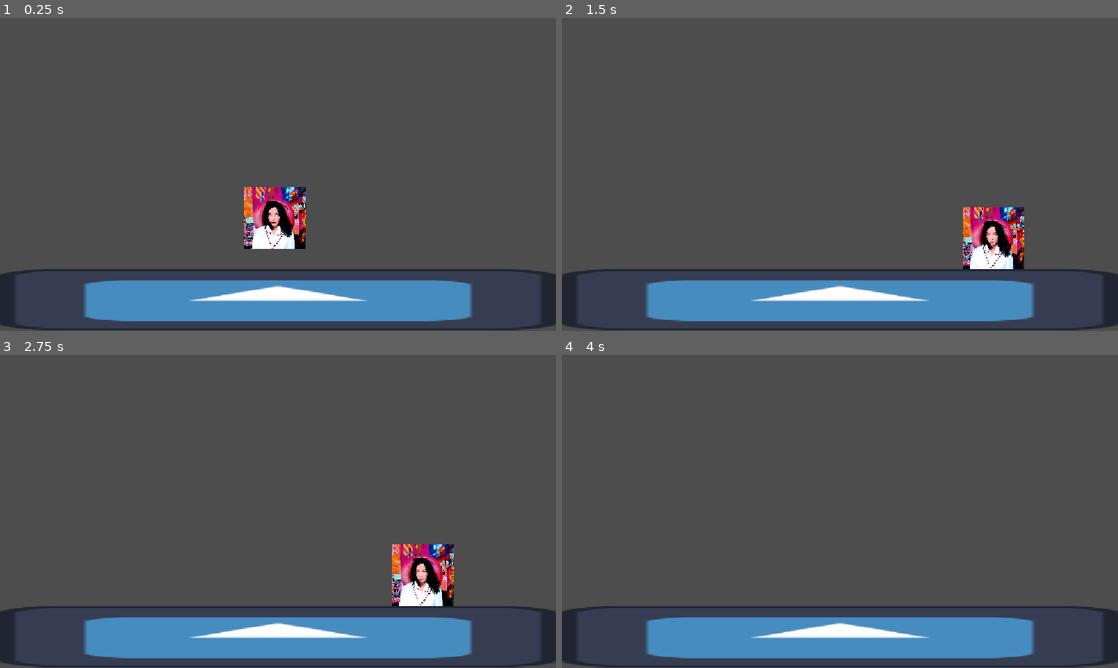
Above: before the commit, frames 1-4 (two rows, left to right).
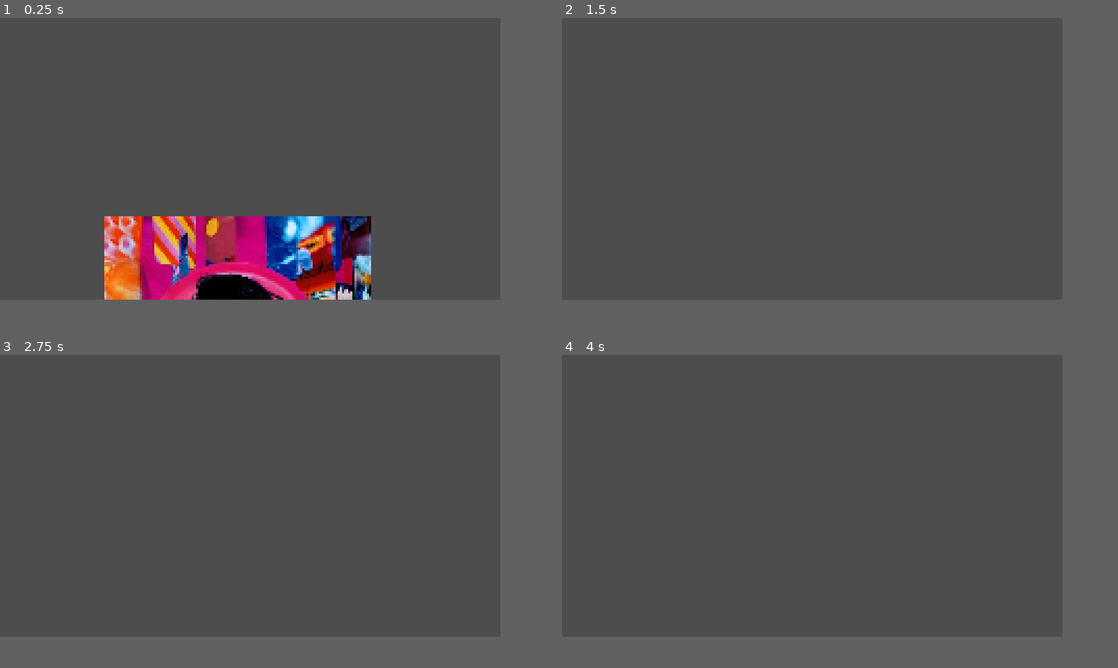
Above: after the commit, the same moments.

Repository: itaytea/gamejamfall
Game: Godot game, scene res://Scenes/test.tscn
Same seed, same stepped clock (60 frames per second), same inputs: the game is played once before the commit and once after it. The engine's default icon, where the game draws it, is replaced by a stand-in: a white triangle on a blue panel in a dark square.
Inputs:
- Up to frame 1 (0.25 s): no input
- Up to frame 2 (1.5 s): hold Right (move_right) from 0.53 s (still down); tap W (jump) at 0.77 s
- Up to frame 3 (2.75 s): tap W (jump) at 1.52 s; release Right (move_right) at 2.03 s; hold Left (move_left) from 2.03 s (still down)
- Up to frame 4 (4 s): release Left (move_left) at 2.78 s; hold Right (move_right) from 2.78 s (still down); tap W (jump) at 3.02, 3.77 s
In our replay, the window is 800x450 before the commit and 720x405 after it. These sizes can differ from the game's own. Grey fills any space a smaller window leaves; there, only what the larger window draws over its background counts as a difference.

The runs differ from the first frame. In frame 1, 22% of the frame differs, in the area x 0-100%, y 54-100%; in frame 2, 14%; in frame 3, 14%; in frame 4, 11%.

Commit message:
Resident.gd start

Diff:
--- /dev/null
+++ b/gamejamfall/Scenes/newtest.tscn
@@ -0,0 +1,3 @@
+[gd_scene format=3 uid="uid://dtah4v3hkdiwn"]
+
+[node name="Newtest" type="Node2D" unique_id=66253595]
--- /dev/null
+++ b/gamejamfall/Scripts/Classes/Resident.gd
@@ -0,0 +1,82 @@
+class_name Resident
+extends RefCounted
+
+#-- general values --
+
+#status on farm
+enum Status {UNKOWN, POSITIVE, NEGATIVE}
+enum Task { IDLE, GUARD, GARDENER, FORAGER }
+
+#possible names: waiting on sam to make list
+const NAMES := ["Itay", "Darinah", "Sam", "Keira", "Cameron", "Joan", "Iwa", "August", "Kier", "Harini", "Breanna", "Kailey", "Audrey", "Claire", "Jared"]
+
+# Move to balance.gd in the future
+const DISEASE_DAYS := 3
+const FORAGE_DAYS := 2
+const PORTRAIT_COUNT := 6
+
+# -- resident specific values --
+
+#identity
+var name : String
+var portrait_id: int #for now, if drinah decides to have a randomized system itll be different
+
+#sickness - hidden variables
+var is_infected := false
+var days_until_death:= -1 #-1 if healthy
+var is_dead := false
+
+#sickness - known variables
+var known_status: Status = Status.UNKOWN
+var tested_on_day := -1
+
+#farm status
+var days_on_farm := 0
+var task: Task = Task.IDLE
+var is_away := false
+var forage_days_left := 0
+
+#create new visitor
+static func random(infect_chance: float) -> Resident:
+	var r := Resident.new()
+	r.name = NAMES.pick_random()
+	r.portrait_id = randi() % PORTRAIT_COUNT
+	if randf() < infect_chance:
+		r.is_infected = true
+		#has a chance to be a few days into the infection already
+		r.days_until_death = randi_range(1, DISEASE_DAYS)
+	return r
+
+# -- Disease functions --
+
+#fresh infection
+func infect() -> void:
+	if is_infected or is_dead:
+		return
+	is_infected = true
+	days_until_death = DISEASE_DAYS
+
+#checks if person dies, called once a night
+func tick_disease() -> bool:
+	if not is_infected or is_dead:
+		return false
+	days_until_death -= 1
+	if days_until_death <= 0:
+		is_dead = true
+		return true
+	return false
+
+#reveals pos or neg upon a test, script calling should spend the meal
+func run_test(current_day: int) -> void:
+	known_status = Status.POSITIVE if is_infected else Status.NEGATIVE
+	tested_on_day = current_day
+
+# -- Tasks --
+
+#checks if person is alive and on farm
+func is_present() -> bool:
+	return not is_away and not is_dead
+
+#assings task to person
+func set_task(new_task: Task) -> void:
+	return
--- a/gamejamfall/project.godot
+++ b/gamejamfall/project.godot
@@ -17,8 +17,12 @@
 
 [display]
 
-window/stretch/mode="canvas_items"
-window/stretch/aspect="expand"
+window/size/viewport_width=240
+window/size/viewport_height=135
+window/size/window_width_override=960
+window/size/window_height_override=540
+window/stretch/mode="viewport"
+window/stretch/scale_mode="integer"
 
 [input]
 
@@ -59,4 +63,7 @@
 
 [rendering]
 
+textures/canvas_textures/default_texture_filter=0
 rendering_device/driver.windows="d3d12"
+2d/snap/snap_2d_transforms_to_pixel=true
+2d/snap/snap_2d_vertices_to_pixel=true
Not shown, added: gamejamfall/Scripts/Classes/Resident.gd.uid
